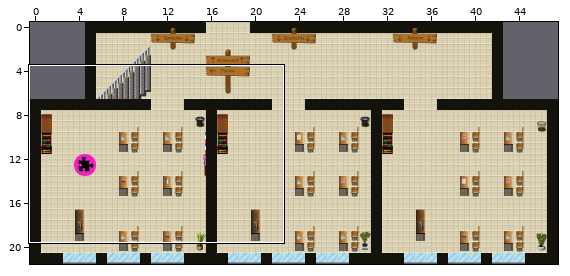
A Tiled map (JSON) gets an edit: optimized/maps/neubau.json. Above: a wide view before the commit, with the close-up outlined.
Close-up. The starting point:
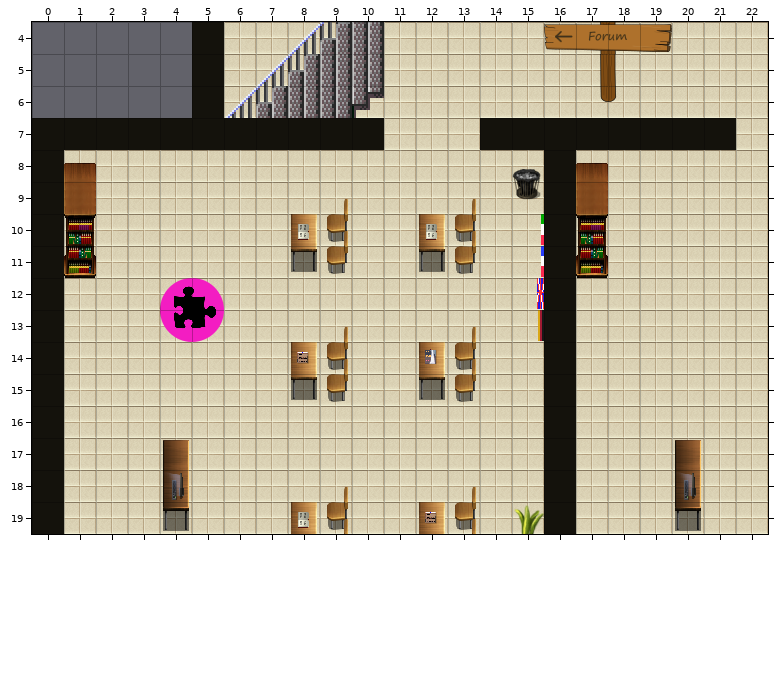
Cells are 32x32 px. Shown: x 0..22, y 4..19. The commit also changed other parts of the map, which this record leaves out. Not drawn, because the pictures are missing: unchanged layers "portal0-forum", "start", "start0-forum".
And afterwards:
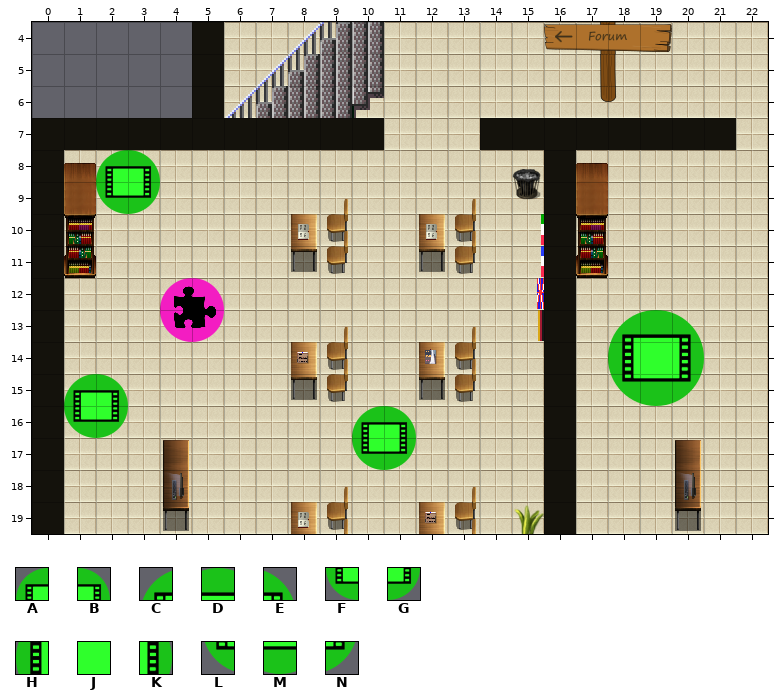
Key: from "Icons": A 42, B 43, C 50, D 51, E 52, F 53, G 54, H 61, J 62, K 63, L 72, M 73, N 74.
_ is an empty cell.
Tiles of an added or newly shown layer are drawn over the layers below it.
Edits made:
Layer "KochVideo_Franze" (added):
y 16: x 10..11 __ -> AB
y 17: x 10..11 __ -> FG
Layer "Film_Italienisch" (added):
y 8: x 2..3 __ -> AB
y 9: x 2..3 __ -> FG
Layer "Film_Englisch" (added):
y 15: x 1..2 __ -> AB
y 16: x 1..2 __ -> FG
Layer "EuropawahlFilm_Geschichte" (added):
y 13: x 18..20 ___ -> CDE
y 14: x 18..20 ___ -> HJK
y 15: x 18..20 ___ -> LMN
